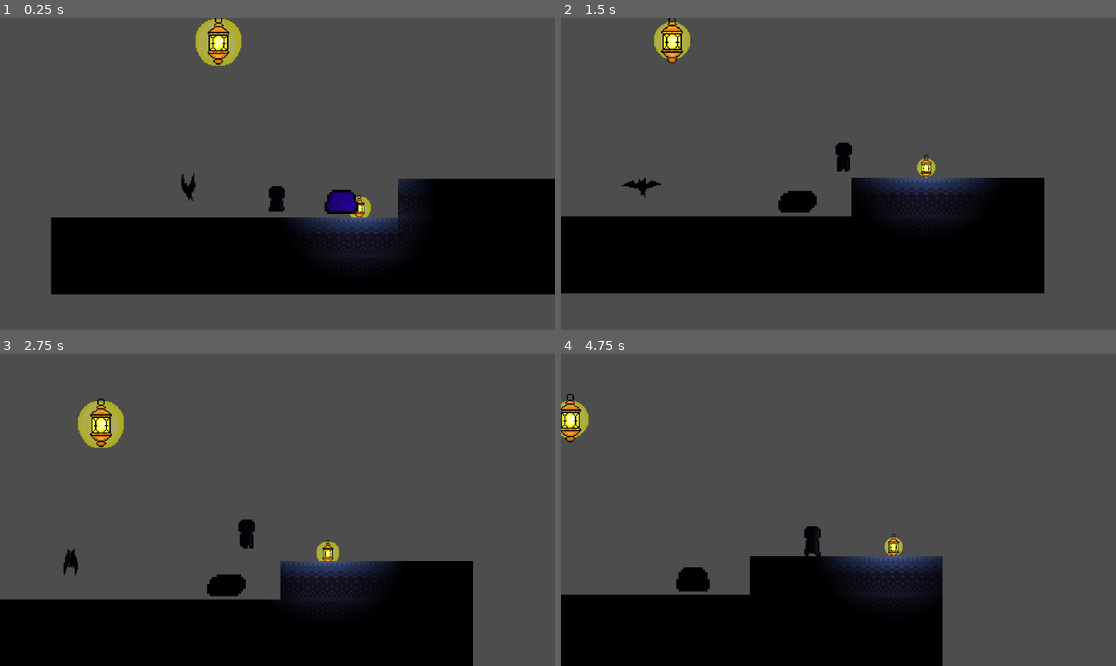
Above: before the commit, frames 1-4 (two rows, left to right).
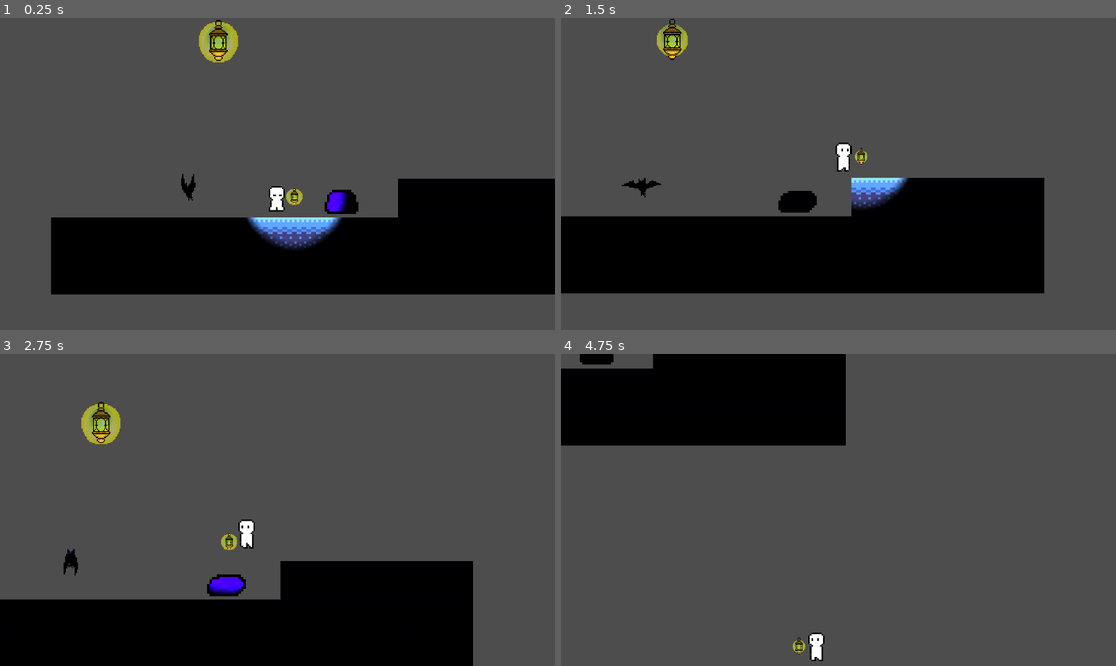
Above: after the commit, the same moments.

Repository: yaksies/campfireGame
Game: Godot game, scene res://scenes/game.tscn
The game is run twice, just before and just after one commit, with the same random seed, the same clock (stepped at 60 frames per second) and the same inputs.
Inputs:
- Up to frame 1 (0.25 s): no input
- Up to frame 2 (1.5 s): hold D (move_right) from 0.53 s (still down); tap Space (jump) at 0.6, 0.77, 1.07, 1.35 s
- Up to frame 3 (2.75 s): tap Space (jump) at 1.52, 1.82, 2.1 s; release D (move_right) at 2.03 s; hold A (move_left) from 2.03 s (still down)
- Up to frame 4 (4.75 s): release A (move_left) at 2.78 s; hold D (move_right) 2.78-4.28 s; tap Space (jump) at 2.85, 3.02, 3.32, 3.6, 3.77, 4.07, 4.35, 4.52 s; hold A (move_left) from 4.28 s (still down)

The runs differ from the first frame. In frame 1, 4.5% of the frame differs, in the area x 35-76%, y 0-79%; in frame 2, 3.2%; in frame 3, 3.5%; in frame 4, 35%, in the area x 0-69%, y 0-100%.

Commit message:
Lantern POS

Diff:
--- a/campfire-game/scenes/bat.tscn
+++ b/campfire-game/scenes/bat.tscn
@@ -202,6 +202,7 @@
 radius = 14.0
 
 [node name="Bat" type="CharacterBody2D" unique_id=67669957]
+collision_layer = 2
 script = ExtResource("1_ss3tx")
 
 [node name="AnimatedSprite2D" type="AnimatedSprite2D" parent="." unique_id=1118672350]
--- a/campfire-game/scenes/game.tscn
+++ b/campfire-game/scenes/game.tscn
@@ -45,6 +45,9 @@
 [node name="Bat" parent="." unique_id=67669957 instance=ExtResource("1_gee14")]
 position = Vector2(18, -30)
 
+[node name="Slome" parent="." unique_id=2036836032 instance=ExtResource("4_kvpfn")]
+position = Vector2(145, -11)
+
 [node name="Lantern" parent="." unique_id=733144119 instance=ExtResource("2_0tnpc")]
 position = Vector2(43, -147)
 
@@ -56,9 +59,6 @@
 limit_smoothed = true
 position_smoothing_enabled = true
 
-[node name="Slome" parent="." unique_id=2036836032 instance=ExtResource("4_kvpfn")]
-position = Vector2(145, -11)
-
 [node name="TileMap" type="TileMap" parent="." unique_id=786301979]
 scale = Vector2(2, 2)
 tile_set = SubResource("TileSet_1kice")
--- /dev/null
+++ b/campfire-game/scenes/lantern.gd
@@ -0,0 +1,21 @@
+extends Sprite2D # Or Node2D, AnimatedSprite2D, etc.
+
+@onready var lantern_pos: Marker2D = $LanternPos
+@onready var lantern: Node2D = $Lantern # Change 'Lantern' to your node's name
+
+func _physics_process(delta: float) -> void:
+	# ... your existing movement code ...
+
+	var direction := Input.get_axis("move_left", "move_right")
+
+	if direction > 0:
+		animated_sprite.flip_h = false
+		# Move the marker to the right side
+		lantern_pos.position.x = abs(lantern_pos.position.x)
+	elif direction < 0:
+		animated_sprite.flip_h = true
+		# Move the marker to the left side
+		lantern_pos.position.x = -abs(lantern_pos.position.x)
+
+	# Make the lantern follow the marker
+	lantern.position = lantern_pos.position
--- a/campfire-game/scenes/lantern.tscn
+++ b/campfire-game/scenes/lantern.tscn
@@ -39,14 +39,14 @@
 [sub_resource type="CanvasItemMaterial" id="CanvasItemMaterial_jdg25"]
 
 [sub_resource type="Gradient" id="Gradient_jdg25"]
-offsets = PackedFloat32Array(0, 0.006024096, 0.024096385, 1)
-colors = PackedColorArray(1, 1, 1, 1, 1, 1, 1, 1, 0.7288225, 0.72882193, 0.728821, 1, 0, 0, 0, 1)
+offsets = PackedFloat32Array(0.06490385, 0.2716346, 0.81009614, 1)
+colors = PackedColorArray(0.23248088, 0.23248091, 0.23248085, 1, 1, 1, 1, 1, 1, 1, 1, 1, 0, 0, 0, 1)
 
 [sub_resource type="GradientTexture2D" id="GradientTexture2D_y6stn"]
 gradient = SubResource("Gradient_jdg25")
 fill = 1
 fill_from = Vector2(0.4982639, 0.4878472)
-fill_to = Vector2(0.8, 0.9000001)
+fill_to = Vector2(0.8, 0.90000004)
 metadata/_snap_enabled = true
 
 [sub_resource type="CapsuleShape2D" id="CapsuleShape2D_spggs"]
@@ -56,6 +56,8 @@
 visibility_layer = 2
 
 [node name="AnimatedSprite2D" type="AnimatedSprite2D" parent="." unique_id=512067973]
+light_mask = 2
+scale = Vector2(0.85, 0.85)
 sprite_frames = SubResource("SpriteFrames_5omvi")
 autoplay = "default"
 frame_progress = 0.4732591
@@ -63,9 +65,11 @@
 [node name="PointLight2D" type="PointLight2D" parent="." unique_id=48950917]
 texture_filter = 1
 material = SubResource("CanvasItemMaterial_jdg25")
-position = Vector2(-0.99999857, 1)
-scale = Vector2(6.8446856, 6.703715)
-energy = 1.9
+position = Vector2(-2.861023e-06, 0)
+scale = Vector2(5.601679, 6.0462976)
+color = Color(0.72818756, 0.95096916, 0.96130484, 1)
+energy = 3.5
+range_item_cull_mask = 3
 shadow_enabled = true
 shadow_filter_smooth = 3.5
 texture = SubResource("GradientTexture2D_y6stn")
@@ -75,4 +79,5 @@
 [node name="Area2D" type="Area2D" parent="." unique_id=1664230729]
 
 [node name="CollisionShape2D" type="CollisionShape2D" parent="Area2D" unique_id=1410033300]
+scale = Vector2(0.85, 0.85)
 shape = SubResource("CapsuleShape2D_spggs")
--- /dev/null
+++ b/campfire-game/scenes/lantern_pos.gd
@@ -0,0 +1,19 @@
+@onready var lantern_pos: Marker2D = $LanternPos
+@onready var lantern: Node2D = $Lantern # Change 'Lantern' to your node's name
+
+func _physics_process(delta: float) -> void:
+	# ... your existing movement code ...
+
+	var direction := Input.get_axis("move_left", "move_right")
+
+	if direction > 0:
+		animated_sprite.flip_h = false
+		# Move the marker to the right side
+		lantern_pos.position.x = abs(lantern_pos.position.x)
+	elif direction < 0:
+		animated_sprite.flip_h = true
+		# Move the marker to the left side
+		lantern_pos.position.x = -abs(lantern_pos.position.x)
+
+	# Make the lantern follow the marker
+	lantern.position = lantern_pos.position
--- a/campfire-game/scenes/player.tscn
+++ b/campfire-game/scenes/player.tscn
@@ -232,13 +232,17 @@
 animation = &"land"
 offset = Vector2(0, 14)
 
+[node name="Lantern" parent="." unique_id=733144119 instance=ExtResource("3_qhqgy")]
+position = Vector2(28.699999, 0)
+scale = Vector2(0.82, 0.794)
+
 [node name="CollisionShape2D" type="CollisionShape2D" parent="." unique_id=1240926811]
 position = Vector2(-1.4, 10)
 shape = SubResource("RectangleShape2D_qlg0r")
 one_way_collision = true
 
-[node name="Lantern" parent="." unique_id=733144119 instance=ExtResource("3_qhqgy")]
-position = Vector2(136, 18)
-
 [node name="AnimationPlayer" type="AnimationPlayer" parent="." unique_id=1804253188]
 libraries/ = SubResource("AnimationLibrary_wqfne")
+
+[node name="LanternPos" type="Marker2D" parent="." unique_id=1695732037]
+position = Vector2(28, 0)
--- a/campfire-game/scenes/slome.tscn
+++ b/campfire-game/scenes/slome.tscn
@@ -38,6 +38,7 @@
 height = 68.88471
 
 [node name="Slome" type="CharacterBody2D" unique_id=2036836032]
+collision_layer = 2
 
 [node name="AnimatedSprite2D" type="AnimatedSprite2D" parent="." unique_id=1688055410]
 sprite_frames = SubResource("SpriteFrames_hseml")
--- a/campfire-game/scripts/player.gd
+++ b/campfire-game/scripts/player.gd
@@ -3,59 +3,62 @@
 const SPEED = 150.0
 const JUMP_VELOCITY = -300.0
 
-# Track if we were in the air last frame
 var was_in_air = false
 
+# --- LANTERN VARIABLES ---
 @onready var animated_sprite: AnimatedSprite2D = $AnimatedSprite2D
 @onready var anim_player: AnimationPlayer = $AnimationPlayer
+@onready var lantern: Node2D = $Lantern # Ensure this matches your Lantern's node name exactly
+@onready var lantern_pos: Marker2D = $LanternPos # Ensure you have a Marker2D node added
 
 func _physics_process(delta: float) -> void:
 	# Add the gravity.
 	if not is_on_floor():
 		velocity += get_gravity() * delta
-		was_in_air = true # We are in the air, so we are ready to 'land' later
+		was_in_air = true
 		animated_sprite.play("jump")
 
 	# Handle jump.
 	if Input.is_action_just_pressed("jump") and is_on_floor():
 		velocity.y = JUMP_VELOCITY
-		# Stop any landing animation if we jump immediately
 		anim_player.stop()
 
-	# Get the input direction
+	# Get movement direction
 	var direction := Input.get_axis("move_left", "move_right")
 
-	# Flip the sprite
+	# Flip Logic (Sprite AND Lantern Position)
 	if direction > 0:
 		animated_sprite.flip_h = false
+		# Move the marker to the right side of the player
+		lantern_pos.position.x = abs(lantern_pos.position.x)
 	elif direction < 0:
 		animated_sprite.flip_h = true
+		# Move the marker to the left side of the player
+		lantern_pos.position.x = -abs(lantern_pos.position.x)
 
-	# LANDING AND GROUND ANIMATION LOGIC
+	# --- MAKE LANTERN FOLLOW ---
+	if lantern and lantern_pos:
+		# Use lerp for a smooth 'swinging' follow effect,
+		# or just use = lantern_pos.position for instant snapping
+		lantern.position = lantern.position.lerp(lantern_pos.position, 0.2)
+
+	# Animation State Machine
 	if is_on_floor():
 		if was_in_air:
-			# Just touched the ground! Play the land animation via AnimationPlayer
 			anim_player.play("land")
 			was_in_air = false
 
-		# If we are currently playing the "land" animation,
-		# we only interrupt it if the player starts moving.
 		if anim_player.is_playing() and anim_player.current_animation == "land":
 			if direction != 0:
-				# Player is moving, cancel the landing freeze and run
 				anim_player.stop()
 				animated_sprite.play("run")
-			else:
-				# Stay in the landing animation until it finishes
-				pass
 		else:
-			# Normal movement animations when not landing
 			if direction == 0:
 				animated_sprite.play("idle")
 			else:
 				animated_sprite.play("run")
 
-	# Applies the movement
+	# Apply movement
 	if direction:
 		velocity.x = direction * SPEED
 	else:
Not shown, added: campfire-game/scenes/lantern.gd.uid
Not shown, added: campfire-game/scenes/lantern_pos.gd.uid
